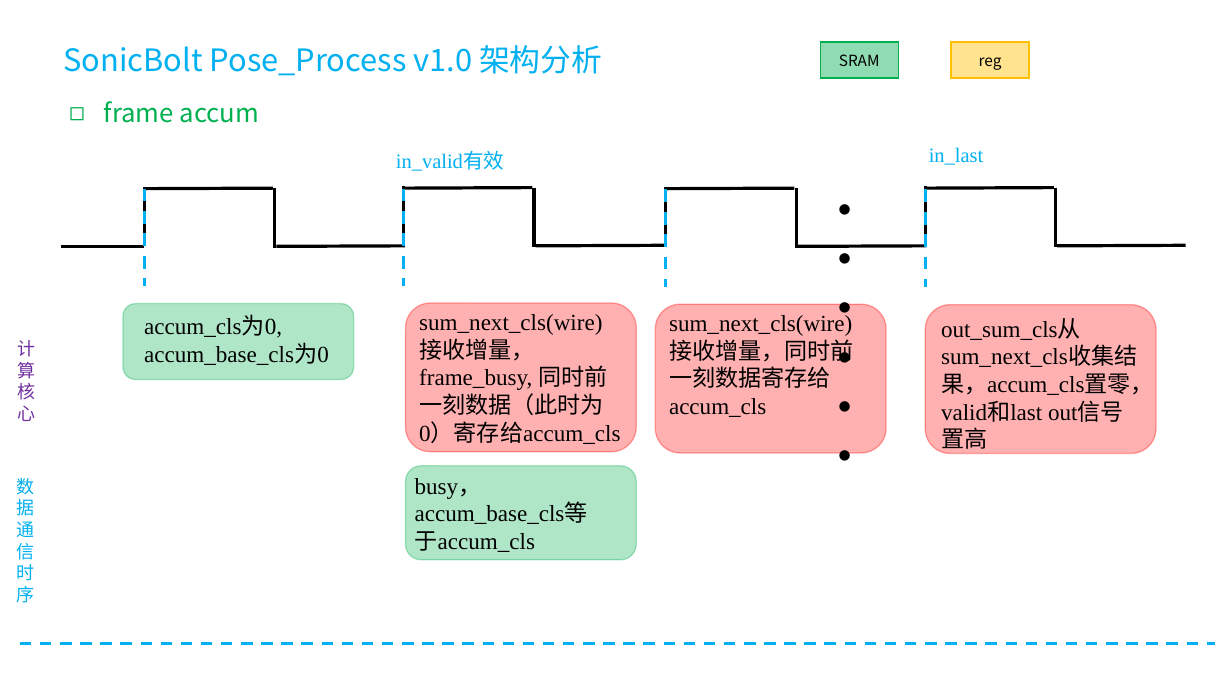
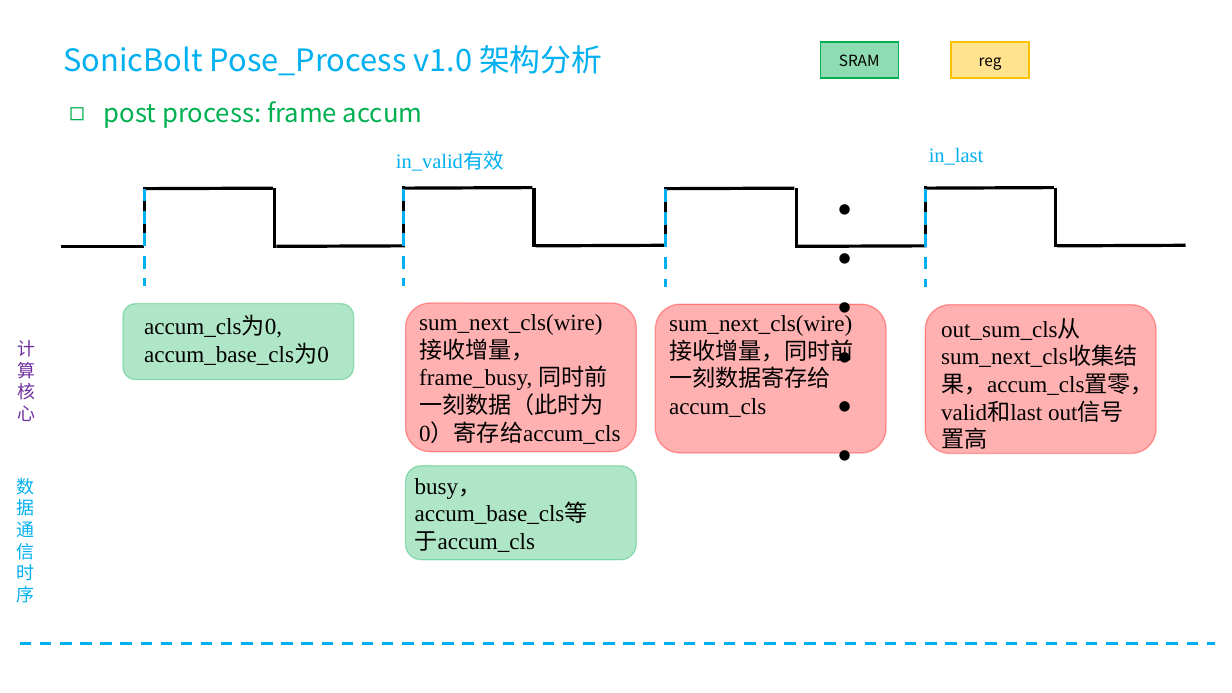
Before and after one commit to SmlCoke/2026-MST3314-SonicBolt, a slide deck: slide 60 of SonicBolt/docs/figures-fj.pptx (slide 55 before the commit). Drawn at 1232x693 pixels with LibreOffice and Linux fonts; fonts in the diff are those of the drawing. Boxes give left, top, right and bottom in pixels: in the first picture for what was removed or moved away, otherwise in the second. Text is boxed around its words. In the diff, an @@ line names an element or a change of style, - is before the commit and + after.

```diff
--- a/SonicBolt/docs/figures-fj.pptx
+++ b/SonicBolt/docs/figures-fj.pptx
@@ text at (104,101,422,128): text changed @@
-◻ frame accum
+◻ post process: frame accum
```
Also in this commit, not shown: 1 other slide changed, 6 slides added, 1 other file.
